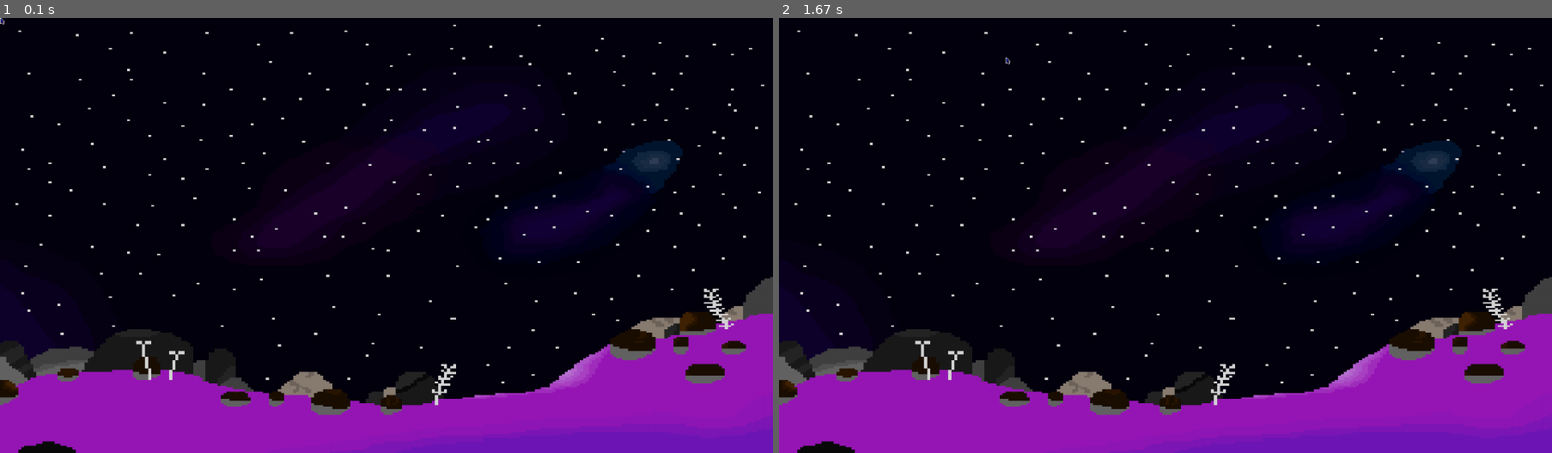
Above: before the commit, frames 1-2 (left to right).
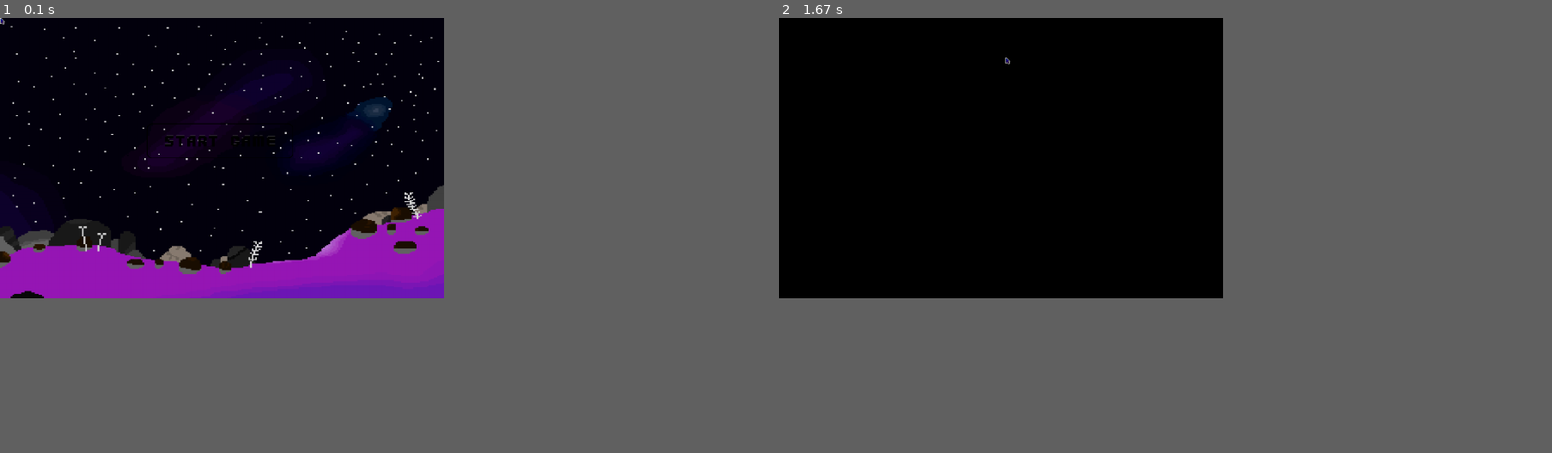
Above: after the commit, the same moments.

Repository: sekkragen33/pygame-project
Game: pygame game, started from main.py
Same seed, same stepped clock (60 frames per second), same inputs: the game is played once before the commit and once after it.
Inputs (mouse positions are in pixels of both pictures, inside the frame that each line leads up to):
- Up to frame 1 (0.1 s): no input
- Up to frame 2 (1.67 s): press the mouse at (995, 139) at 0.37 s; move the mouse to (933, 126) at 0.47 s; release the mouse at (864, 118) at 0.6 s; click (995, 139) at 0.72 s; press the mouse at (995, 139) at 1.03 s; move the mouse to (1026, 148) at 1.13 s; release the mouse at (1049, 157) at 1.27 s; press the mouse at (995, 139) at 1.37 s; move the mouse to (1003, 100) at 1.47 s; release the mouse at (1003, 57) at 1.6 s
In our replay, the window is 900x506 before the commit and 517x326 after it. These sizes can differ from the game's own. Grey fills any space a smaller window leaves; there, only what the larger window draws over its background counts as a difference.

The runs differ from the first frame. In frame 1, 34% of the frame differs, in the area x 0-100%, y 0-100%; in frame 2, 27%.

Commit message:
the start button appered

Diff:
--- a/main.py
+++ b/main.py
@@ -4,8 +4,8 @@
 import pygame
 
 pygame.init()
-pygame.display.set_caption('Свой курсор мыши')
-size = WIDTH, HEIGHT = 1600, 900
+pygame.display.set_caption('Игра')
+size = WIDTH, HEIGHT = 920, 580
 screen = pygame.display.set_mode(size)
 
 
@@ -30,8 +30,6 @@
     image = load_image("cursor.png")
 
     def __init__(self, group):
-        # НЕОБХОДИМО вызвать конструктор родительского класса Sprite.
-        # Это очень важно !!!
         super().__init__(group)
         self.image = Mouse.image
         self.rect = self.image.get_rect()
@@ -40,7 +38,7 @@
 
 
 class Background(pygame.sprite.Sprite):
-    image = load_image('menu4.png')
+    image = pygame.transform.scale(load_image('menu4.png'), (WIDTH, HEIGHT))
 
     def __init__(self, group):
         super().__init__(group)
@@ -50,10 +48,28 @@
         self.rect.y = 0
 
 
+class Start(pygame.sprite.Sprite):
+    image1 = pygame.transform.scale(load_image('start1.png'), (WIDTH * 0.33, HEIGHT * 0.125))
+    image2 = pygame.transform.scale(load_image('start2.png'), (WIDTH * 0.33, HEIGHT * 0.125))
+
+    def __init__(self, group, a=0):
+        super().__init__(group)
+        if a == 0:
+            self.image = Start.image1
+        elif a == 1:
+            self.image = Start.image2
+        self.rect = self.image.get_rect()
+        self.rect.x = WIDTH * 0.33
+        self.rect.y = HEIGHT * 0.375
+
+
 if __name__ == '__main__':
-    all_sprites = pygame.sprite.Group()
-    background = Background(all_sprites)
-    mouse = Mouse(all_sprites)
+    fon_sprites = pygame.sprite.Group()
+    mouse_sprite = pygame.sprite.Group()
+    background = Background(fon_sprites)
+    mouse = Mouse(mouse_sprite)
+    start = Start(fon_sprites)
+    start_button = pygame.Rect(start.rect)
     pygame.mouse.set_visible(False)
     running = True
     while running:
@@ -63,8 +79,21 @@
                 running = False
             if event.type == pygame.MOUSEMOTION:
                 mouse.rect.x, mouse.rect.y = pygame.mouse.get_pos()
+            if event.type == pygame.MOUSEBUTTONDOWN:
+                mouse_pos = event.pos
+                if start_button.collidepoint(mouse_pos):
+                    start.image = Start.image2
+            if event.type == pygame.MOUSEBUTTONUP:
+                mouse_pos = event.pos
+                if not start_button.collidepoint(mouse_pos):
+                    start.image = Start.image1
+                else:
+                    fon_sprites.remove(start)
+                    fon_sprites.remove(background)
+
+        fon_sprites.draw(screen)
         if pygame.mouse.get_focused():
-            all_sprites.draw(screen)
-            all_sprites.update()
+            mouse_sprite.draw(screen)
+            mouse_sprite.update()
         pygame.display.flip()
     pygame.quit()
Binary file added: data/start1.png
Binary file added: data/start2.png
